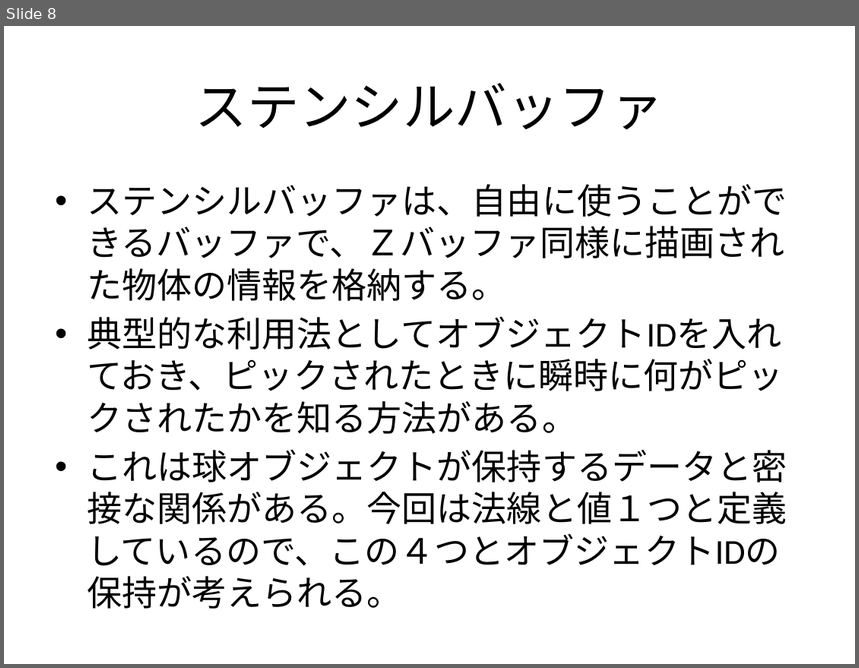
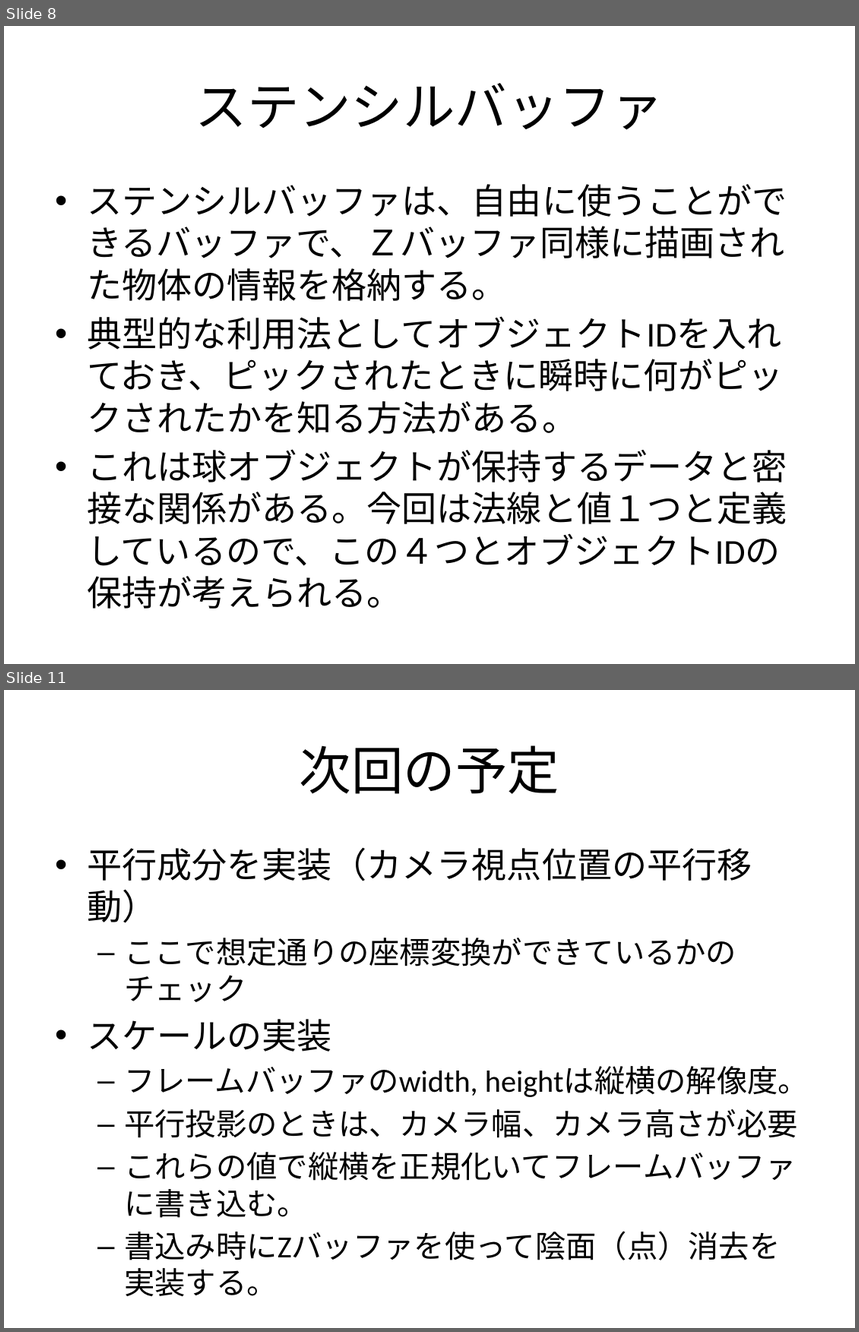
Before and after one commit to tymob/standard_render, a slide deck: Design20161208.pptx. Shown one above the other, each under a label of ours: slide 8 before the commit, slides 8 and 11 after it; the slides between them are not shown. The pictures are 859x668 and 859x1332 pixels, drawn with LibreOffice and Linux fonts; fonts in the diff are those of the drawing. Boxes give left, top, right and bottom in pixels: in the first picture for what was removed or moved away, otherwise in the second. Text is boxed around its words. In the diff, an @@ line names an element or a change of style, - is before the commit and + after.

```diff
--- a/Design20161208.pptx
+++ b/Design20161208.pptx
@@ slide 11 added at box(4, 690, 855, 1328), background #FFFFFF @@
@@ title added at box(300, 745, 560, 794), 44 pt, text #000000 @@
+次回の予定
@@ text added at box(87, 847, 809, 1261), 25.9 pt, text #000000 @@
+• 平行成分を実装（カメラ視点位置の平行移動）
+  – ここで想定通りの座標変換ができているかのチェック
+• スケールの実装
+  – フレームバッファのwidth, heightは縦横の解像度。
+  – 平行投影のときは、カメラ幅、カメラ高さが必要
+  – これらの値で縦横を正規化いてフレームバッファに書き込む。
+  – 書込み時にZバッファを使って陰面（点）消去を実装する。
```
Also in this commit, not shown: 1 slide changed, 1 other slide added.
